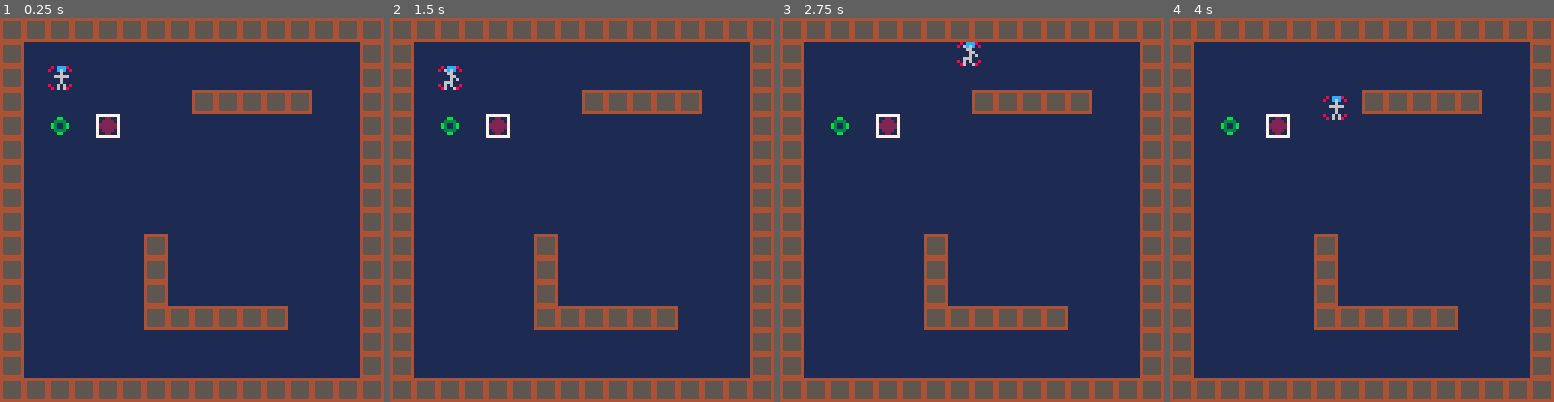
Above: before the commit, frames 1-4 (left to right).
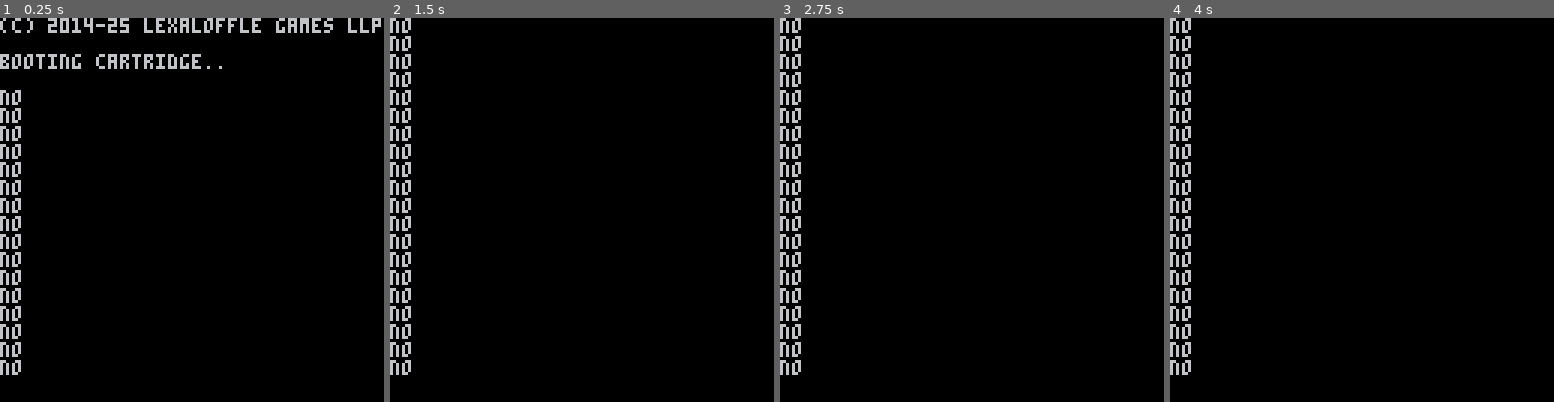
Above: after the commit, the same moments.

Repository: ErikLarsson82/pico-8
Game: PICO-8 cartridge chaser.p8
Same seed, same stepped clock (60 frames per second), same inputs: the game is played once before the commit and once after it.
Inputs:
- Up to frame 1 (0.25 s): no input
- Up to frame 2 (1.5 s): tap O (Z key) at 0.7 s
- Up to frame 3 (2.75 s): hold Right 1.6-2.1 s; tap O (Z key) at 1.7, 2.1, 2.5 s; hold Up 2.15-2.42 s; hold Right from 2.47 s (still down)
- Up to frame 4 (4 s): tap O (Z key) at 2.9, 3.3, 3.7 s; release Right at 3.03 s; hold Left 3.08-3.58 s; hold Down 3.63-3.97 s

The runs differ from the first frame. In frame 1, 100% of the frame differs, in the area x 0-100%, y 0-100%; in frame 2, 100%; in frame 3, 100%; in frame 4, 100%.

Commit message:
WTF moment - remove the not

Diff:
--- a/chaser.p8
+++ b/chaser.p8
@@ -5,18 +5,15 @@
 
 function _init()
 
+ players={}
+
  m=0
 
-	p1_x=16
- p1_y=16
- p1_vx=0
- p1_vy=0
- p1_bx=0
- p1_by=0
- p1_f=0
-
- p2_x=32
- p2_y=32
+ add_player(0,16,16)
+ add_player(1,32,32)
+
+ --p2_x=32
+ --p2_y=32
 
  han=0
  cooldown=0
@@ -27,119 +24,32 @@
 
 function _update()
 
- p1_f+=0.3
- if p1_f>2 then
-  p1_f=0
- end
-
-	if false and p1_bx==3 then
-		if not collide(p1_x+1,p1_y,0) then
-		 p1_x+=1
-		else
- 		p1_bx=0
- 	end
-
-		if not collide(p1_x+1,p1_y,0) then
-		 p1_x+=1
-		else
- 		p1_bx=0
- 	end
-
-		if not collide(p1_x+1,p1_y,0) then
-		 p1_x+=1
-		else
- 		p1_bx=0
- 	end
-
- else
-
- end
-
- local s=0.9
- local friction=0.7
-
- if btn(0) then
-  p1_vx-=s
- end
- if btn(1) then
-  p1_vx+=s
- end
- if btn(2) then
-  p1_vy-=s
- end
- if btn(3) then
-  p1_vy+=s
- end
-
- p1_vx*=friction
- p1_vy*=friction
-
- local cx=p1_x+p1_vx
- local cy=p1_y+p1_vy
-
- if collide(cx,p1_y,0) then
- 	p1_vx=0
- else
- 	p1_x=cx
- end
-
-	if collide(p1_x,cy,0) then
-	 p1_vy=0
-	else
- 	p1_y=cy
- end
-
- if collide(p1_x,p1_y,1) and han==0 then
- 	m+=1
-
- 	if m>2 then
- 	 m=0
- 	end
-
- end
-
- if btn(4) then
- 	p1_bx=3
- end
-
- local collision = collide_player(p1_x,p1_y,p2_x,p2_y)
- local iscooling = cooldown != 0
-
- if collision and not iscooling then
-  sfx(0)
-  cooldown=30
-  if han==0 then
-   han=1
-  else
-   han=0
-  end
- end
+	update_players()
+
+ collide_players()
 
  if cooldown > 0 then
- 	cooldown-=1
+  cooldown-=1
  end
 end
 -->8
 --draw
 
-function _draw()
+
+function _draw2()
  cls(1)
  map(m*16)
-	spr(16+p1_f,p1_x,p1_y)
-	if han==0 then
-	 if cooldown==0 then
-	  spr(4,p1_x,p1_y)
-	 else
-	  spr(5,p1_x,p1_y)
+
+ for p in all(players) do
+ 	spr(16+p.f,p.x,p.y)
+
+	 if han==p.idx then
+	  if cooldown==0 then
+	   spr(4,p.x,p.y)
+	  else
+	   spr(5,p.x,p.y)
+	  end
 	 end
-	end
-	spr(3,p2_x,p2_y)
-	if han==1 then
-	 if cooldown==0 then
-	  spr(4,p2_x,p2_y)
-	 else
-   spr(5,p2_x,p2_y)
-  end
 	end
 end
 -->8
@@ -170,6 +80,105 @@
 	local c = p1_y+8>p2_y
  local d = p1_y<p2_y+8
  return a and b and c and d
+end
+
+-->8
+--players
+
+function add_player(_idx,_x,_y)
+
+	local p = {}
+
+	p.idx=_idx
+	p.x=_x
+ p.y=_y
+ p.vx=0
+ p.vy=0
+ p.bx=0
+ p.by=0
+ p.f=0
+
+	add(players, p)
+end
+
+function update_players()
+ for p in all(players) do
+  p.f+=0.3
+  if p.f>2 then
+   p.f=0
+  end
+
+  local s=0.9
+  local friction=0.7
+
+  if btn(0) and p.idx==0 then
+   p.vx-=s
+  end
+  if btn(1) and p.idx==0 then
+   p.vx+=s
+  end
+  if btn(2) and p.idx==0 then
+   p.vy-=s
+  end
+  if btn(3) and p.idx==0 then
+   p.vy+=s
+  end
+
+  p.vx*=friction
+  p.vy*=friction
+
+  local cx=p.x+p.vx
+  local cy=p.y+p.vy
+
+  if collide(cx,p.y,0) then
+  	p.vx=0
+  else
+  	p.x=cx
+  end
+
+	 if collide(p.x,cy,0) then
+	  p.vy=0
+	 else
+ 	 p.y=cy
+  end
+
+  if collide(p.x,p.y,1) and han==0 then
+  	m+=1
+
+ 	 if m>2 then
+ 	  m=0
+ 	 end
+
+  end
+ end
+end
+
+function collide_players()
+ for p in all(players) do
+  if p.idx==han then
+   collide_han(p)
+  end
+ end
+end
+
+function collide_han(p1)
+ for p2 in all(players) do
+
+  if not p1.idx==p2.idx then
+   print("yes")
+   sfx(0)
+   local collision = collide_player(p1.x,p1.y,p2.x,p2.y)
+   local iscooling = cooldown != 0
+
+   if collision then --and not iscooling
+    sfx(0)
+    cooldown=30
+    han=p2.idx
+   end
+  else
+  	print("no")
+  end
+ end
 end
 
 __gfx__
